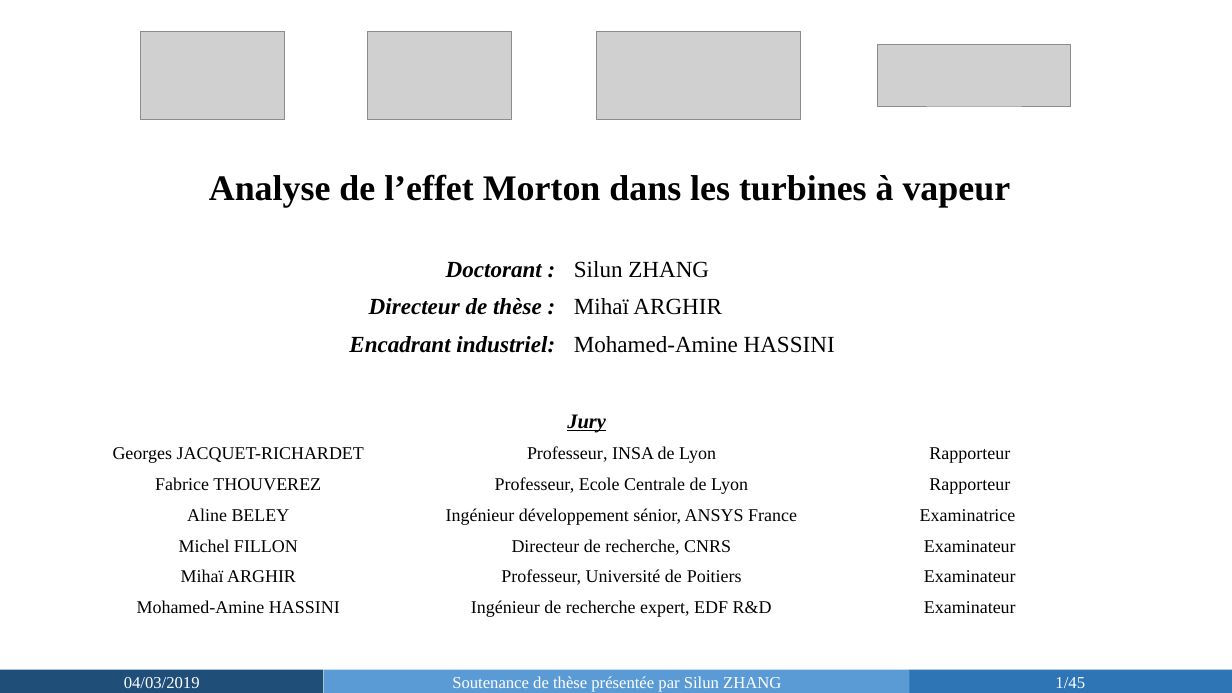
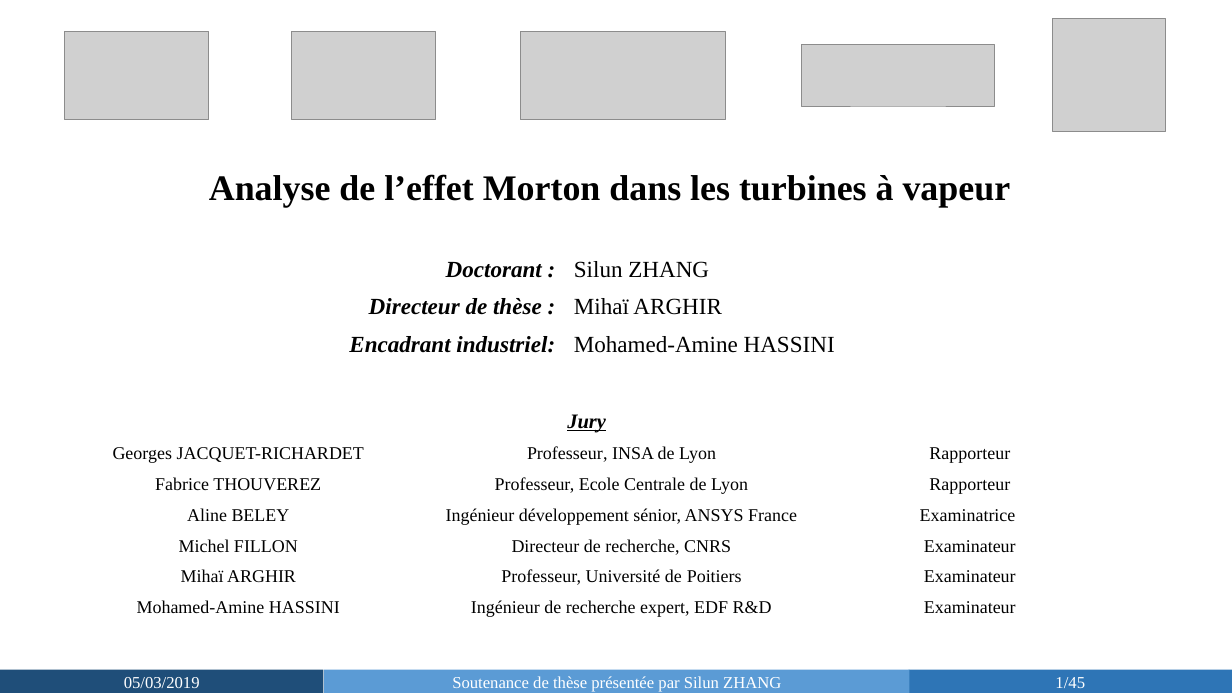
Before and after one commit to SilunZ/SoutenanceThese, a slide deck: slide 1 of Soutenance_Silun ZHANG-slides.pptx. Drawn at 1232x693 pixels with LibreOffice and Linux fonts; fonts in the diff are those of the drawing; grey boxes stand for pictures. Boxes give left, top, right and bottom in pixels: in the first picture for what was removed or moved away, otherwise in the second. Text is boxed around its words. In the diff, an @@ line names an element or a change of style, - is before the commit and + after.

```diff
--- a/Soutenance_Silun ZHANG-slides.pptx
+++ b/Soutenance_Silun ZHANG-slides.pptx
@@ picture added at (x1=1053, y1=18, x2=1165, y2=131) @@
@@ 4 pictures moved together from (x1=140, y1=31, x2=1070, y2=120) to (x1=64, y1=31, x2=994, y2=120) @@
@@ text in rectangle at (x1=124, y1=677, x2=200, y2=688): text changed @@
-04/03/2019
+05/03/2019
```
Also in this commit, not shown: 19 other slides changed, 5 slides added, 2 other files.
